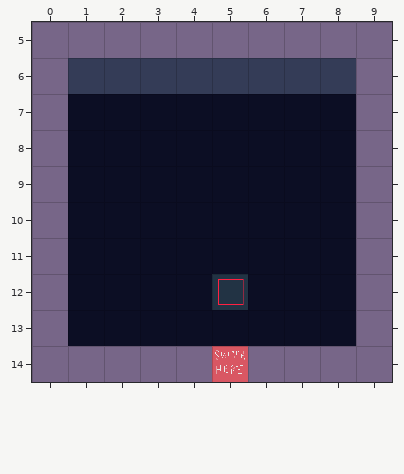
Tiled map: tiledMaps/JuliesStore.tmx. The first picture shows the starting point.
Cells are 40x40 px. Shown: x 0..9, y 5..14.
And afterwards:
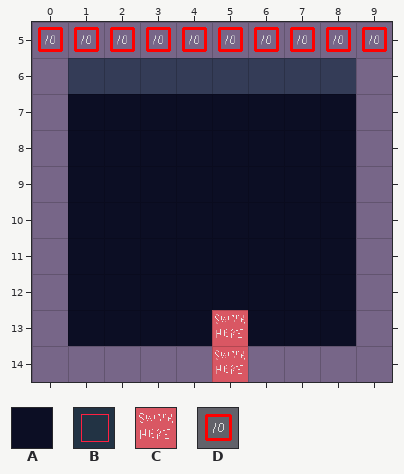
Key: from "AllTiles": A 0, B 2, C 24; from "height": D 9.
_ is an empty cell, . an unchanged one.
From old to new:
--- layer "Interactable"
@@ x 5..5 @@
-12 B
-13 _
+12 A
+13 C
--- layer "Heightmap"
@@ x 0..9 @@
- 5 __________
+ 5 DDDDDDDDDD
Pixel boxes of the changes (left, top, right, bottom) in both pictures:
added: (38, 27, 387, 52)
changed: (212, 274, 248, 346)
